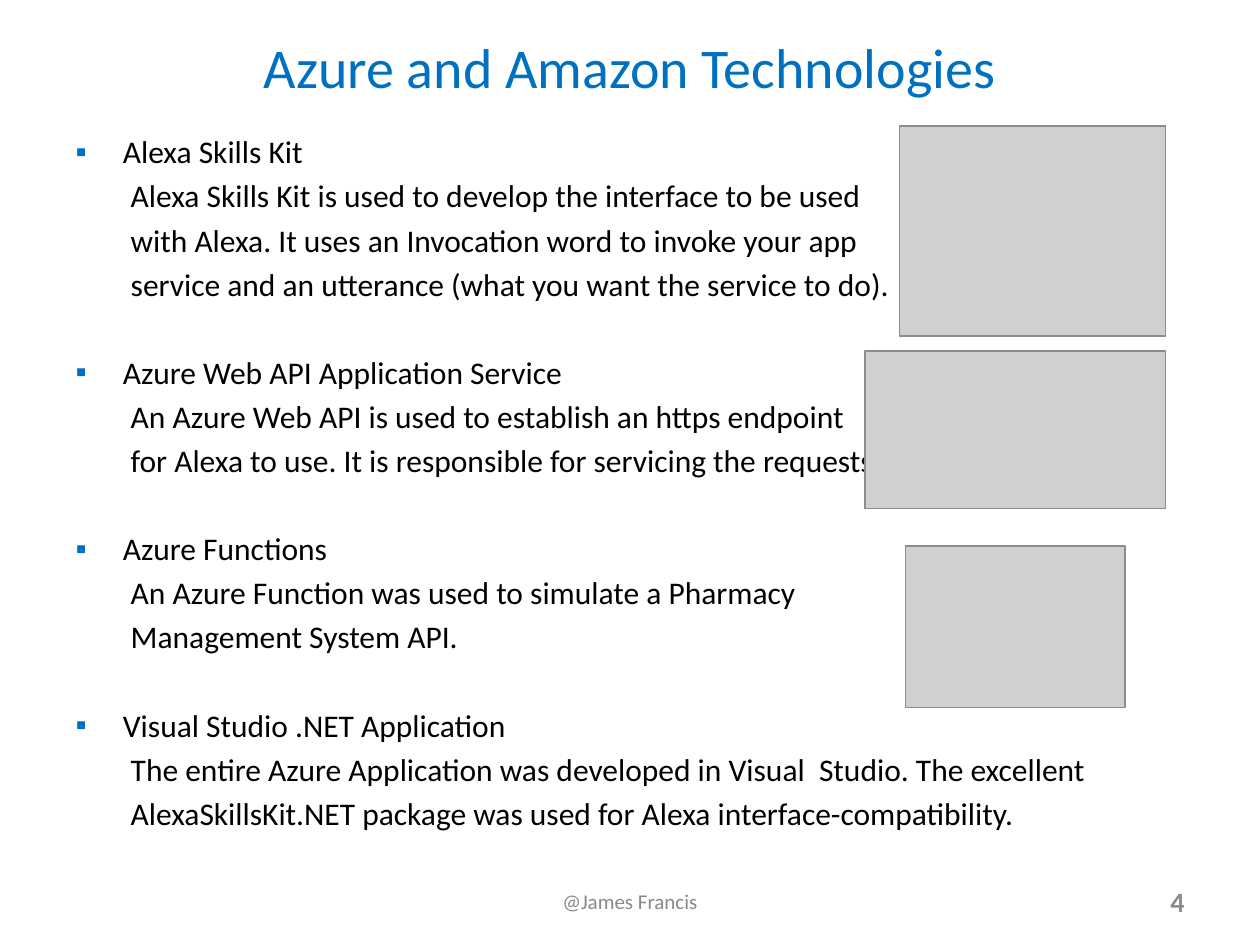
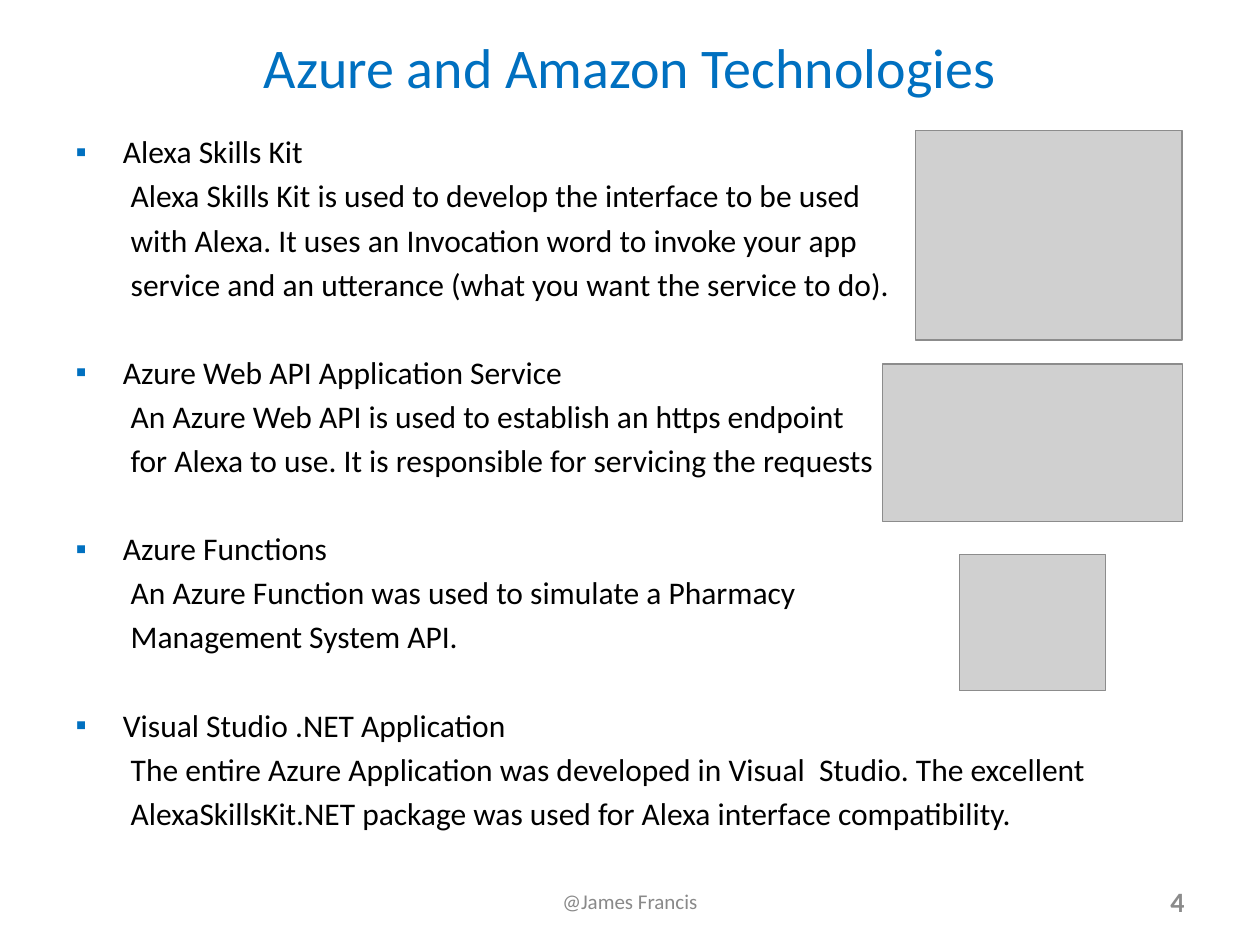
Before and after one commit to james-francis/DeepAzure-FinalProject, a slide deck: slide 4 of Alexa_JamesFrancis_Presentation.pptx. Drawn at 1260x945 pixels with LibreOffice and Linux fonts; fonts in the diff are those of the drawing; grey boxes stand for pictures. Boxes give left, top, right and bottom in pixels: in the first picture for what was removed or moved away, otherwise in the second. Text is boxed around its words. In the diff, an @@ line names an element or a change of style, - is before the commit and + after.

```diff
--- a/Alexa_JamesFrancis_Presentation.pptx
+++ b/Alexa_JamesFrancis_Presentation.pptx
@@ picture: place and size @@
-picture at <box>900,126,1166,336</box>
+picture at <box>916,130,1182,340</box>
@@ picture: place and size @@
-picture at <box>866,350,1166,508</box>
+picture at <box>882,364,1182,522</box>
@@ picture: place and size @@
-picture at <box>906,546,1125,707</box>
+picture at <box>959,554,1105,690</box>
@@ text at <box>131,803,1010,831</box>: text changed @@
-  AlexaSkillsKit.NET package was used for Alexa interface-compatibility.
+  AlexaSkillsKit.NET package was used for Alexa interface compatibility.
```
Also in this commit, not shown: 2 other slides changed, 14 slides added, 1 other file.
